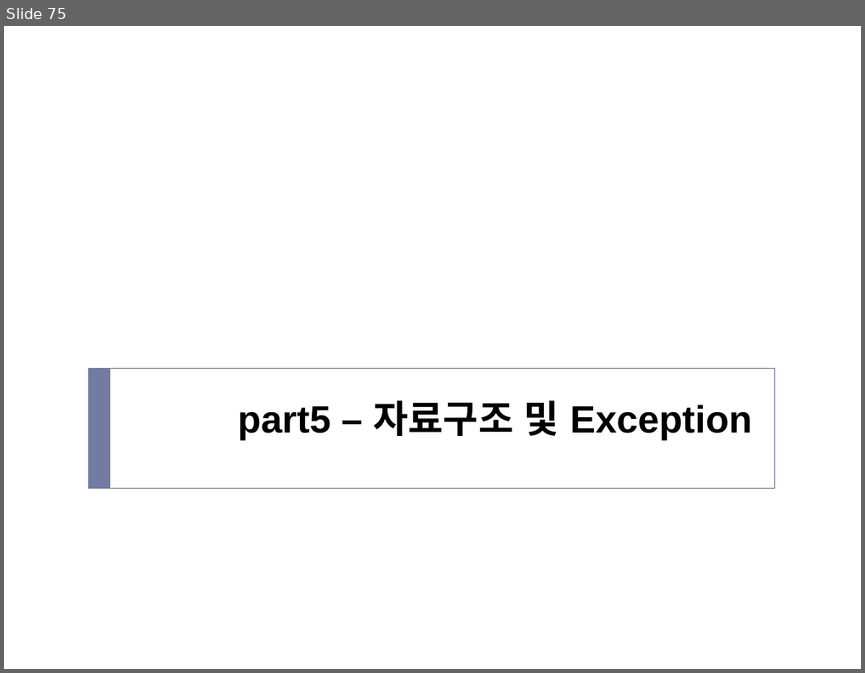
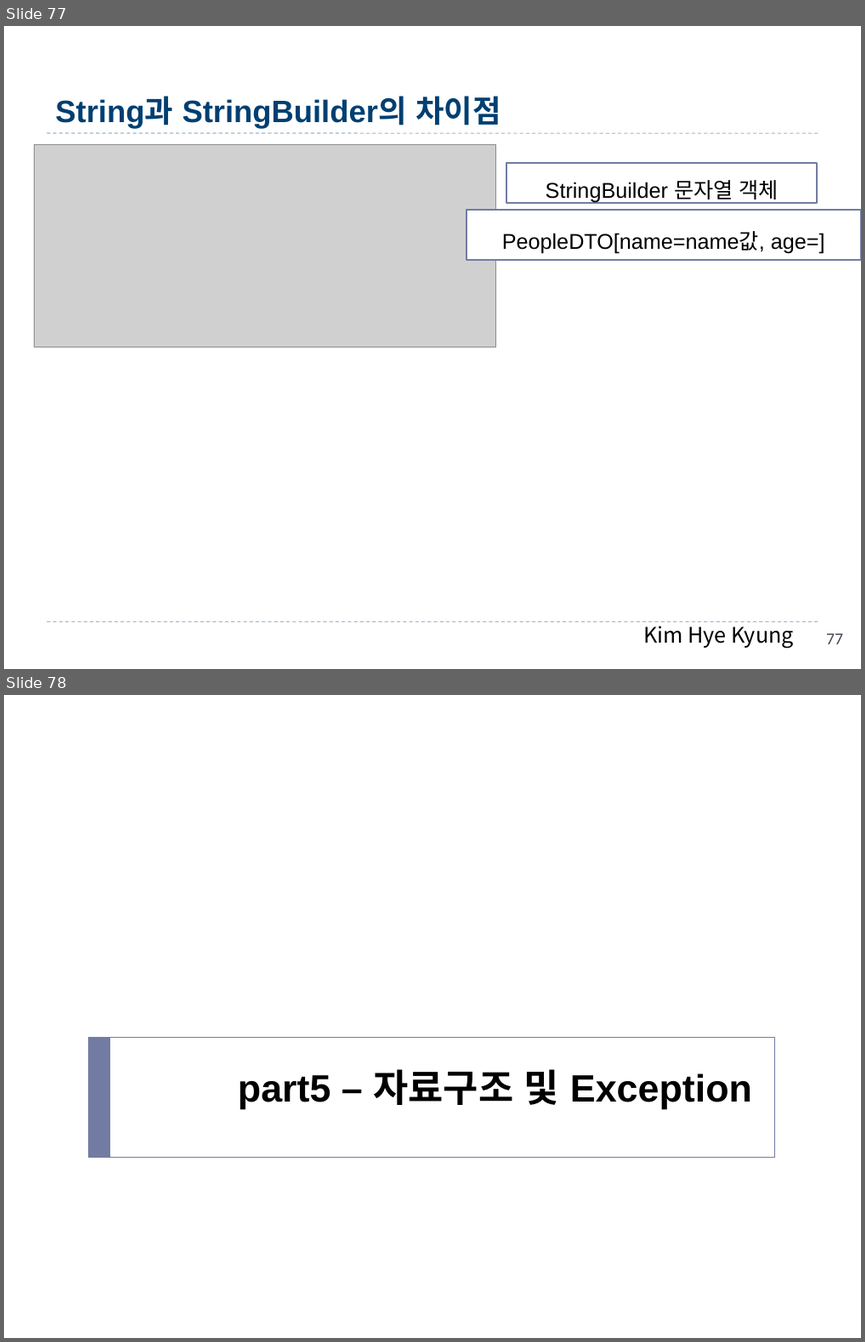
Before and after one commit to hwanginbeom/bigData, a slide deck: 1.Java_김혜경.pptx. Shown one above the other, each under a label of ours: slide 75 before the commit, slides 77 and 78 after it. The pictures are 865x673 and 865x1342 pixels, drawn with LibreOffice and Linux fonts; fonts in the diff are those of the drawing; grey boxes stand for pictures. Boxes give left, top, right and bottom in pixels: in the first picture for what was removed or moved away, otherwise in the second. Text is boxed around its words. In the diff, an @@ line names an element or a change of style, - is before the commit and + after.

```diff
--- a/1.Java_김혜경.pptx
+++ b/1.Java_김혜경.pptx
@@ slide 77 added at bbox=[4, 26, 861, 669], background #FFFFFF @@
@@ title added at bbox=[55, 96, 500, 129], 26 pt, text #003F71, bold @@
+String과 StringBuilder의 차이점
@@ picture added at bbox=[34, 145, 495, 347] @@
@@ line added from (46, 133) to (818, 133), #9FB8CD 0.75 pt dashed @@
@@ rectangle added at bbox=[507, 162, 817, 203], fill #FFFFFF, outline #727CA3 1.5 pt, 18 pt, text #000000 @@
+StringBuilder 문자열 객체
@@ rectangle added at bbox=[466, 210, 861, 259], fill #FFFFFF, outline #727CA3 1.5 pt, 18 pt, text #000000 @@
+PeopleDTO[name=name값, age=]
@@ line added from (46, 622) to (818, 622), #9FB8CD 0.75 pt dashed @@
@@ text added at bbox=[643, 621, 794, 647], 18 pt, text #000000 @@
+Kim Hye Kyung
@@ page number added at bbox=[826, 633, 843, 644], 14 pt, text #464653 @@
+77
@@ what was slide 75 is now slide 78 @@
```
Also in this commit, not shown: 1 slide changed, 2 other slides added, 21 other files.
